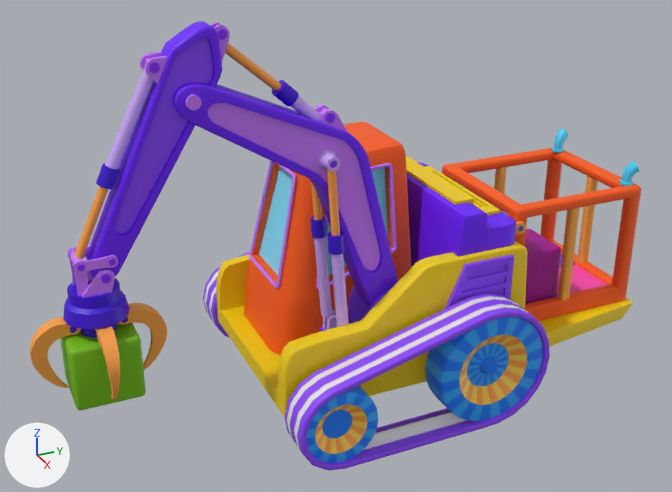
Before and after pictures for a commit that changed the FBX model Assets/Models/SM_Vehicle_01.fbx.
The view is the same before and after, from a 50 mm lens placed at (4.66, -2.48, 3.27), pointed at (0.06, -0.41, 0.97). Lighting does not change. The marker at lower left points along +X, +Y and +Z. Where no turn or scale is listed for an object, it has been applied to the vertices.

Objects in the first picture: 'SM_Vehicle_Base', 'SM_Vehicle_Basket', 'SM_Vehicle_Cube_01', 'SM_Vehicle_Cube_02', 'SM_Vehicle_Piece_01', 'SM_Vehicle_Piece_02', 'SM_Vehicle_Wheel_01', 'SM_Vehicle_Wheel_02'.
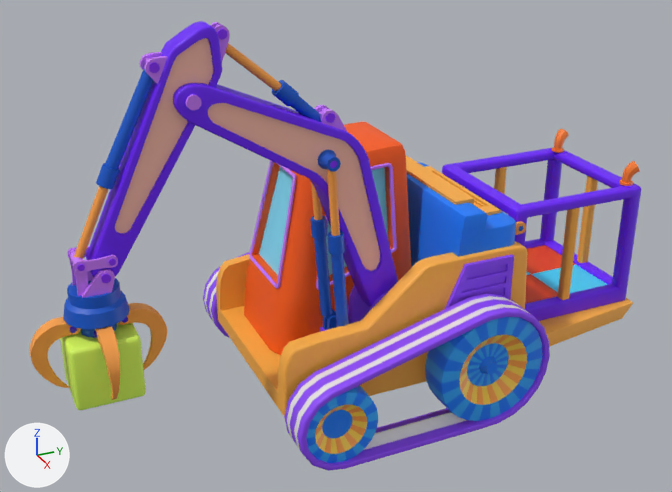
Where the newer file only moved an object's origin or applied its transform, the numbers keep the older frame.

Where the change shows, as pixel boxes [x1, y1, x2, y2] in the pictures (672 x 492 px):
```json
{"object": "SM_Vehicle_Cube_02", "change": "deleted", "before": [525, 229, 561, 303], "on screen": "purple"}
{"part": 1, "of": "me_mesh_019", "change": "surface changed", "before": [67, 22, 230, 296], "after": [67, 22, 230, 296], "on screen": "purple to brown"}
{"part": 2, "of": "me_cylinder_003", "change": "surface changed", "before": [60, 323, 146, 410], "after": [60, 323, 146, 410]}
{"part": 3, "of": "me_mesh_022", "change": "surface changed", "before": [63, 278, 129, 338], "after": [63, 278, 129, 338]}
{"part": 4, "of": "me_mesh_017", "change": "surface changed", "before": [185, 80, 633, 471], "after": [185, 80, 633, 471]}
{"part": 5, "of": "me_mesh_018", "change": "surface changed", "before": [442, 129, 641, 321], "after": [442, 129, 641, 321], "on screen": "orange to purple"}
```

Edits to the scene script, one JSON object a line:
```json
{"block": "me_mesh_019", "where": "me_mesh_019.from_pydata(...)  # 892 vertices, 841 faces; spans x -0.097..0.097, y -0.644..0.212, z -0.954..0.355"}
{"block": "me_mesh_019", "where": "# used by ob_sm_vehicle_piece_01; location = (0.359, -1.323, 2.042)"}
{"block": "me_mesh_019", "change": "me_mesh_019 part 1: texture (UV) coordinates of 422 of 841 faces, centred in x -0.09..0.09, y -0.643..0.211, z -0.953..0.347, changed; they spanned u 0.61..0.94, v 0.55..0.64 and now span u 0.46..0.58, v 0.16..0.6"}
{"block": "me_mesh_022", "where": "me_mesh_022.from_pydata(...)  # 740 vertices, 721 faces; spans x -0.347..0.347, y -0.396..0.299, z -0.625..0.043"}
{"block": "me_mesh_022", "where": "# used by ob_sm_vehicle_piece_02; location = (0.36, -1.824, 1.22)"}
{"block": "me_mesh_022", "change": "me_mesh_022 part 3: texture (UV) coordinates of 130 of 721 faces, centred in x -0.155..0.151, y -0.202..0.105, z -0.323..-0.077, changed; they spanned u 0.93..0.93, v 0.6..0.6 and now span u 0.45..0.45, v 0.54..0.54"}
{"block": "me_cylinder_003", "where": "me_cylinder_003.from_pydata(...)  # 96 vertices, 99 faces; spans x -0.179..0.179, y -0.179..0.179, z -0.179..0.179"}
{"block": "me_cylinder_003", "where": "# used by ob_sm_vehicle_cube_01; location = (0.352, -1.872, 0.723)"}
{"block": "me_cylinder_003", "change": "me_cylinder_003 part 2: texture (UV) coordinates of 99 of 99 faces, centred in x -0.179..0.179, y -0.179..0.179, z -0.179..0.179, changed; they spanned u 0.94..0.94, v 0.97..0.97 and now span u 0.71..0.71, v 0.95..0.95"}
{"block": "me_mesh_017", "where": "me_mesh_017.from_pydata(...)  # 3208 vertices, 3083 faces; spans x -0.9..0.86, y -1.41..1.58, z 0.0..2.31"}
{"block": "me_mesh_017", "where": "# used by ob_sm_vehicle_base; location = (0.0, 0.0, 0.003)"}
{"block": "me_mesh_017", "change": "me_mesh_017 part 4: texture (UV) coordinates of 1926 of 3083 faces, centred in x -0.9..0.86, y -1.36..1.58, z 0.0..2.08, changed; they spanned u 0.4..0.94, v 0.39..0.64 and now span u 0.17..0.69, v 0.18..0.59"}
{"block": "me_mesh_018", "where": "me_mesh_018.from_pydata(...)  # 674 vertices, 620 faces; spans x -0.451..0.442, y -0.611..0.35, z 0.0..0.959"}
{"block": "me_mesh_018", "where": "# used by ob_sm_vehicle_basket; location = (-0.025, 1.219, 0.355)"}
{"block": "me_mesh_018", "change": "me_mesh_018 part 5: texture (UV) coordinates of 556 of 620 faces, centred in x -0.451..0.442, y -0.611..0.346, z 0.041..0.951, changed; they spanned u 0.32..0.83, v 0.29..0.66 and now span u 0.32..0.82, v 0.21..0.68"}
{"op": "remove", "block": "ob_sm_vehicle_cube_02", "code": ["ob_sm_vehicle_cube_02 = bpy.data.objects.new('SM_Vehicle_Cube_02', me_cylinder_004)", "ob_sm_vehicle_cube_02.location = (0.15, 0.879, 0.617)"]}
```
